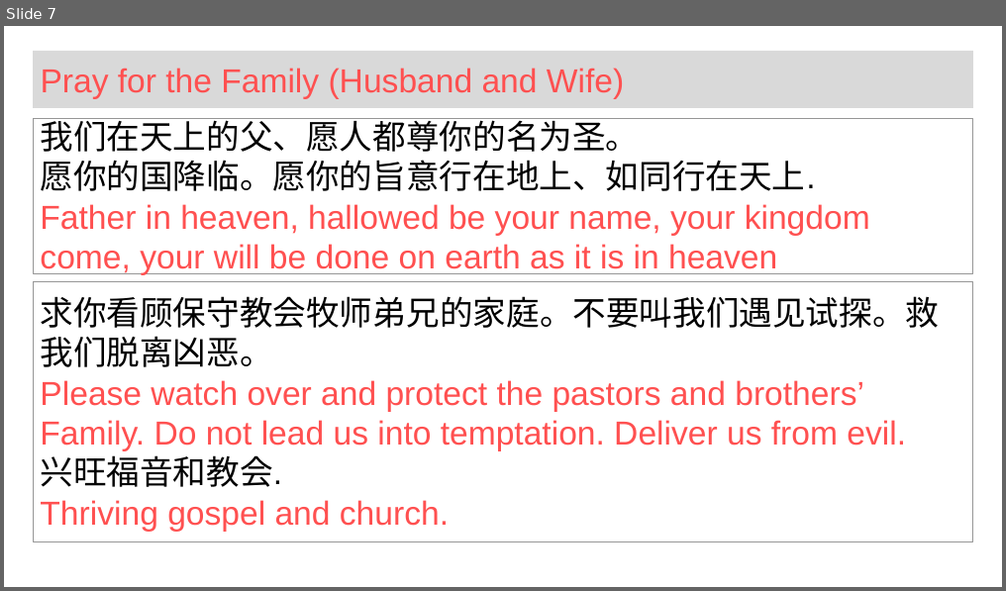
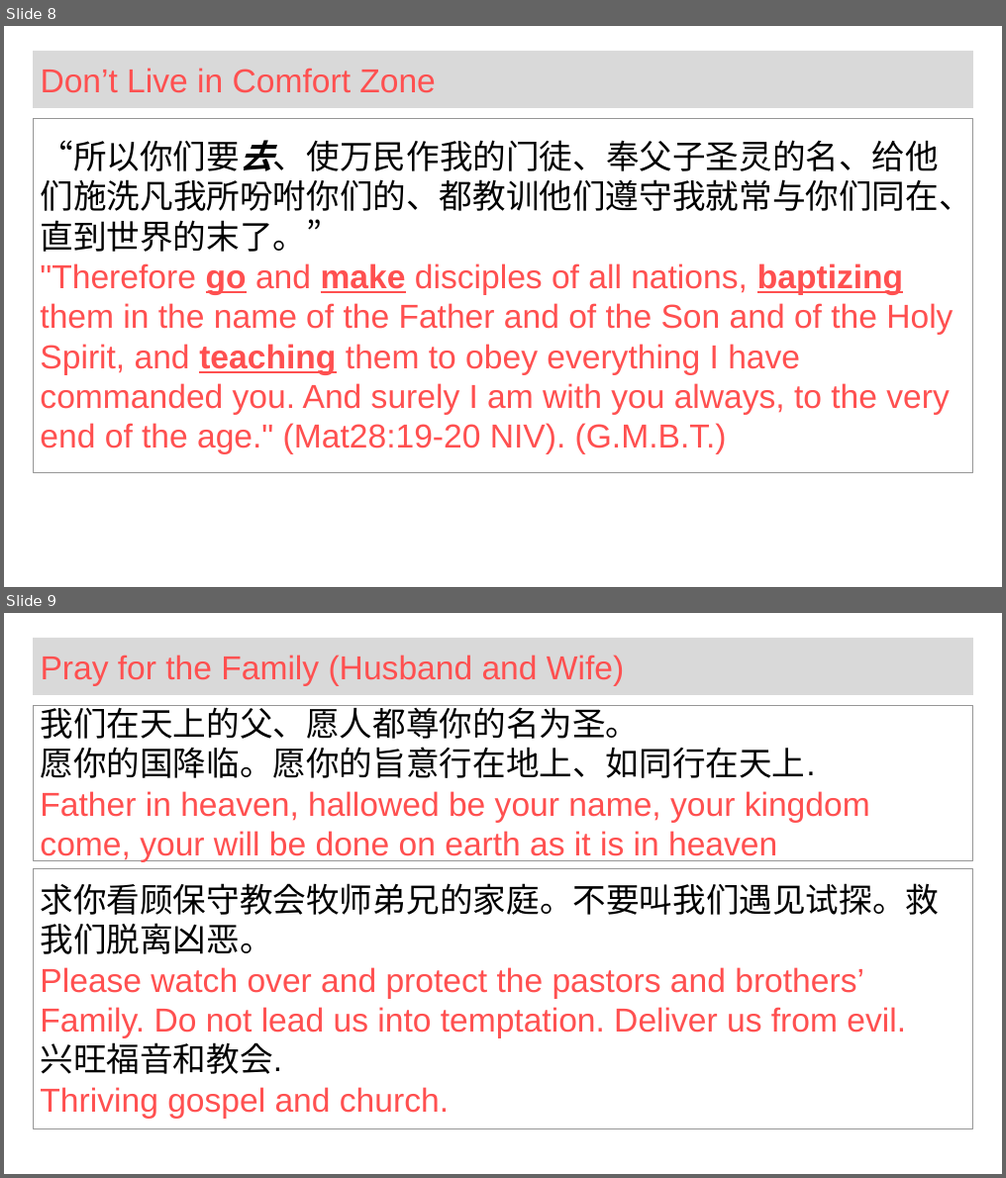
Before and after one commit to wdingbox/accc_2025_pp, a slide deck: work/wk_2Ki4_1_7.pptx. Shown one above the other, each under a label of ours: slide 7 before the commit, slides 8 and 9 after it. The pictures are 1006x591 and 1006x1178 pixels, drawn with LibreOffice and Linux fonts; fonts in the diff are those of the drawing; background and template pictures are left out. Boxes give left, top, right and bottom in pixels: in the first picture for what was removed or moved away, otherwise in the second. Text is boxed around its words. In the diff, an @@ line names an element or a change of style, - is before the commit and + after.

```diff
--- a/work/wk_2Ki4_1_7.pptx
+++ b/work/wk_2Ki4_1_7.pptx
@@ slide 8 added at [4, 26, 1002, 587], background picture (left out) @@
@@ title added at [33, 51, 973, 108], fill #D9D9D9, 32 pt, text #FF5050 @@
+Don’t Live in Comfort Zone
@@ rectangle added at [33, 118, 973, 472], outline #969696 0.75 pt, 32 pt, text #FF5050 @@
+“所以你们要去、使万民作我的门徒、奉父子圣灵的名、给他们施洗凡我所吩咐你们的、都教训他们遵守我就常与你们同在、直到世界的末了。”
+"Therefore go and make disciples of all nations, baptizing them in the name of the Father and of the Son and of the Holy Spirit, and teaching them to obey everything I have commanded you. And surely I am with you always, to the very end of the age." (Mat28:19-20 NIV). (G.M.B.T.)
@@ what was slide 7 is now slide 9 @@
```
Also in this commit, not shown: 1 slide changed, 1 other slide added, 1 other file.
